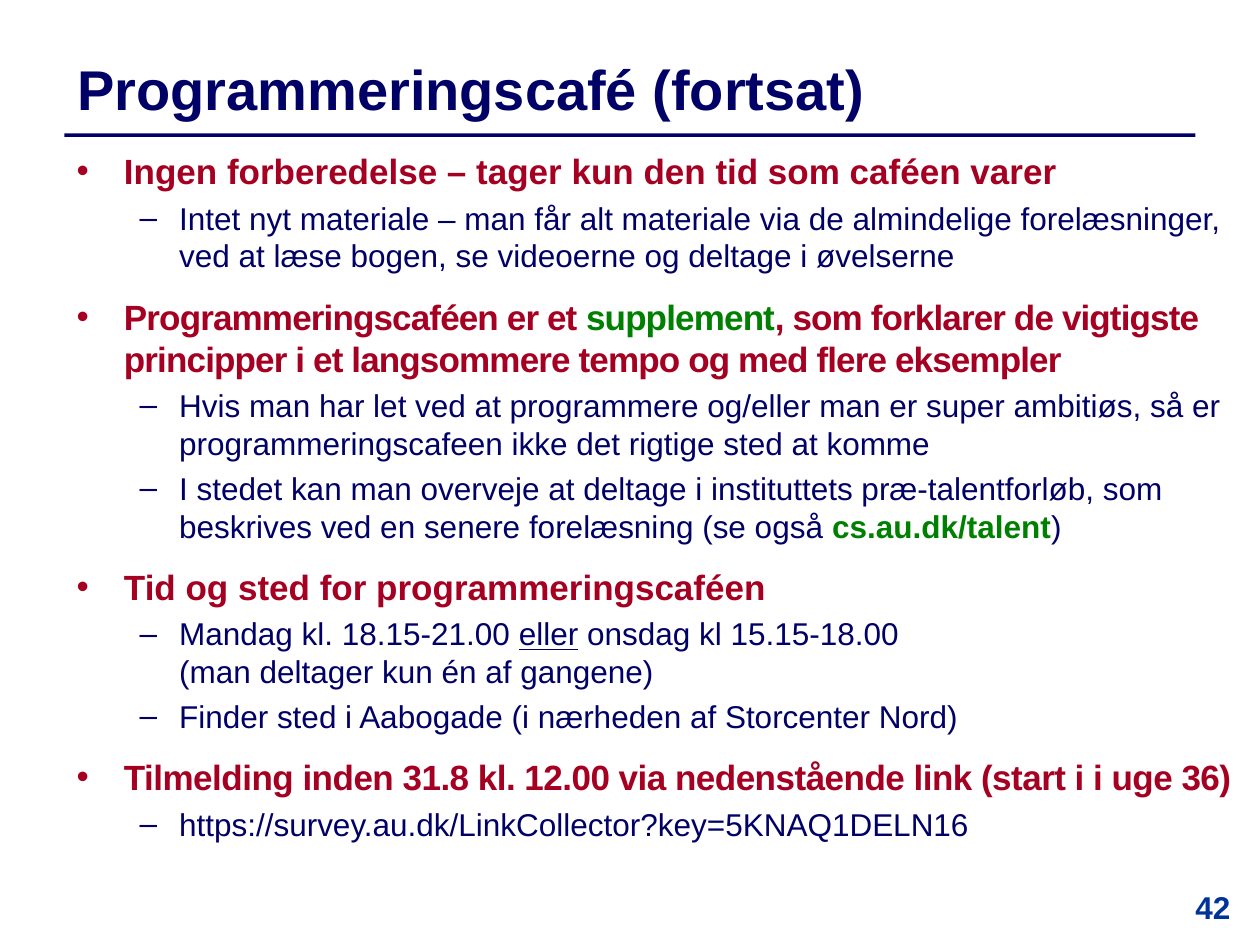
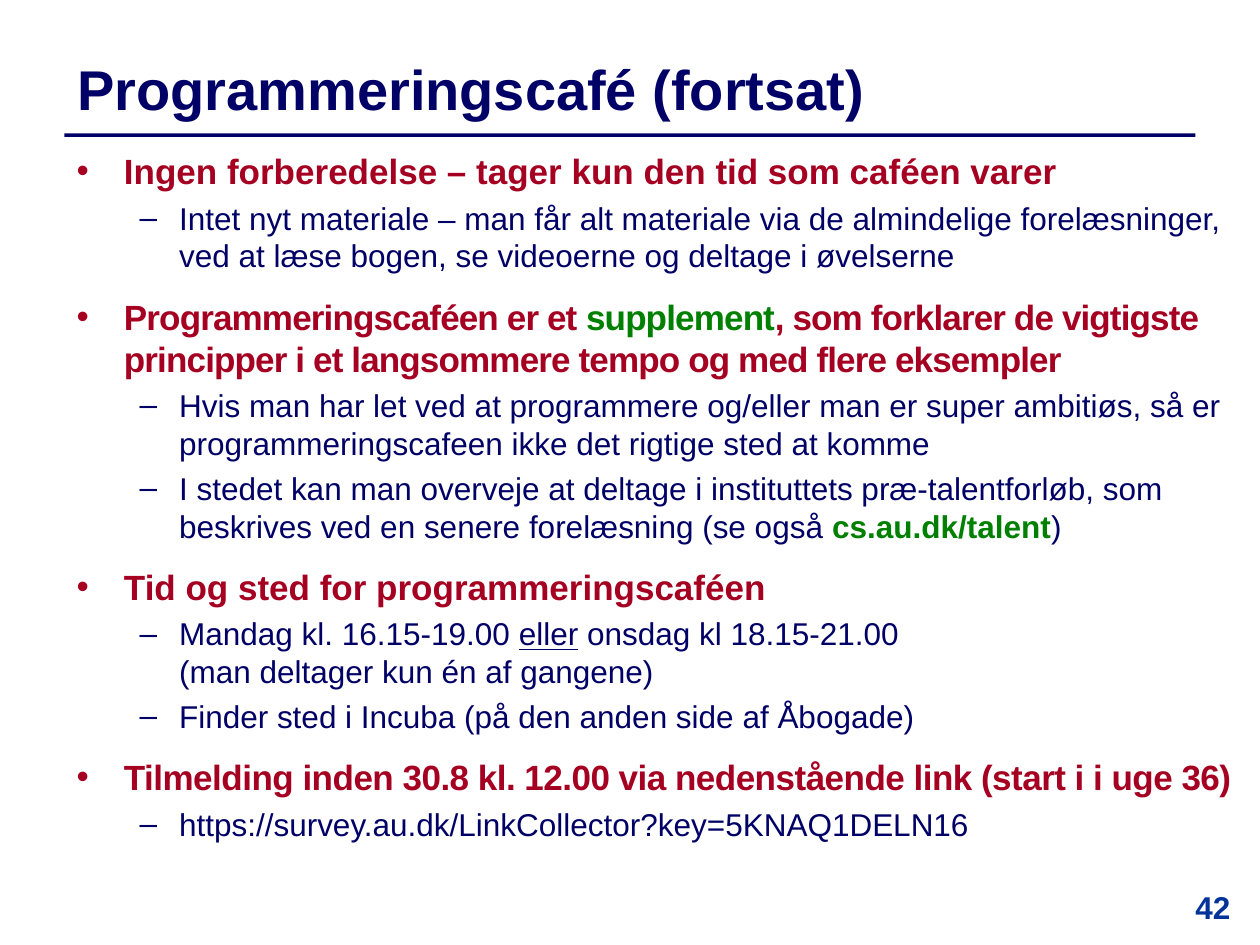
Before and after one commit to IntProgAU/Materiale, a slide deck: slide 42 of web/e23/uge_1a/Slides-Uge1-Mandag.pptx. Drawn at 1260x945 pixels with LibreOffice and Linux fonts; fonts in the diff are those of the drawing. Boxes give left, top, right and bottom in pixels: in the first picture for what was removed or moved away, otherwise in the second. Text is boxed around its words. In the diff, an @@ line names an element or a change of style, - is before the commit and + after.

```diff
--- a/web/e23/uge_1a/Slides-Uge1-Mandag.pptx
+++ b/web/e23/uge_1a/Slides-Uge1-Mandag.pptx
@@ text at box(124, 622, 1232, 797): text changed @@
-  – Mandag kl. 18.15-21.00 eller onsdag kl 15.15-18.00
-    (man deltager kun én af gangene)
-  – Finder sted i Aabogade (i nærheden af Storcenter Nord)
-  • Tilmelding inden 31.8 kl. 12.00 via nedenstående link (start i i uge 36)
+  – Mandag kl. 16.15-19.00 eller onsdag kl 18.15-21.00
+    (man deltager kun én af gangene)
+  – Finder sted i Incuba (på den anden side af Åbogade)
+  • Tilmelding inden 30.8 kl. 12.00 via nedenstående link (start i i uge 36)
```
Also in this commit, not shown: 9 other slides changed, 1 other file.
